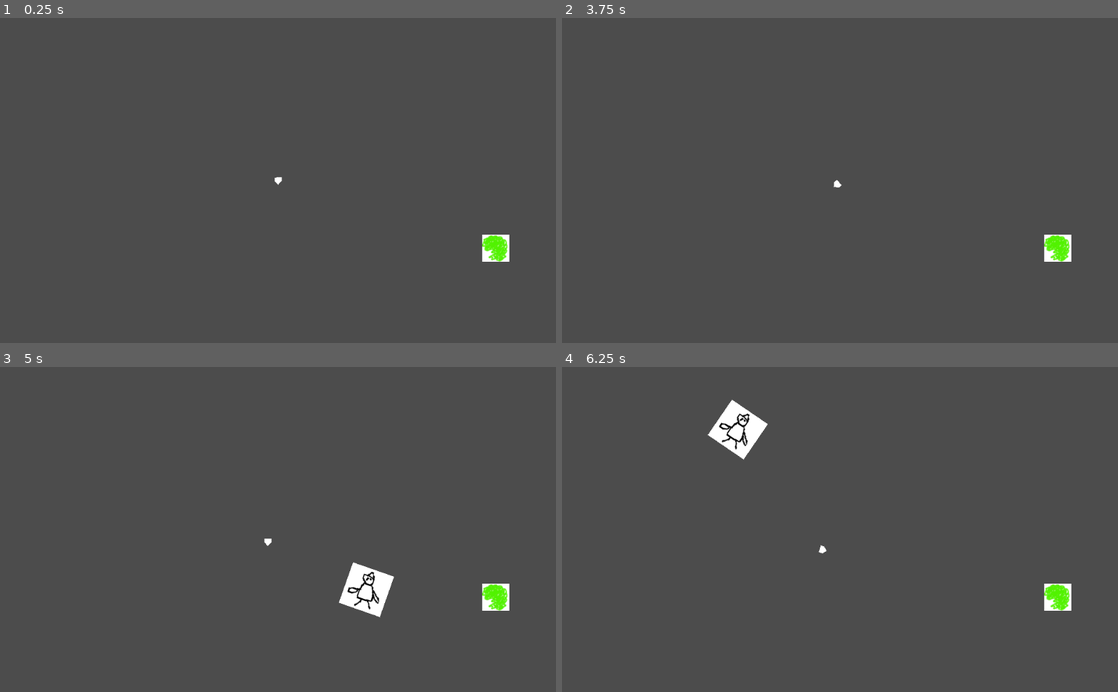
Above: before the commit, frames 1-4 (two rows, left to right).
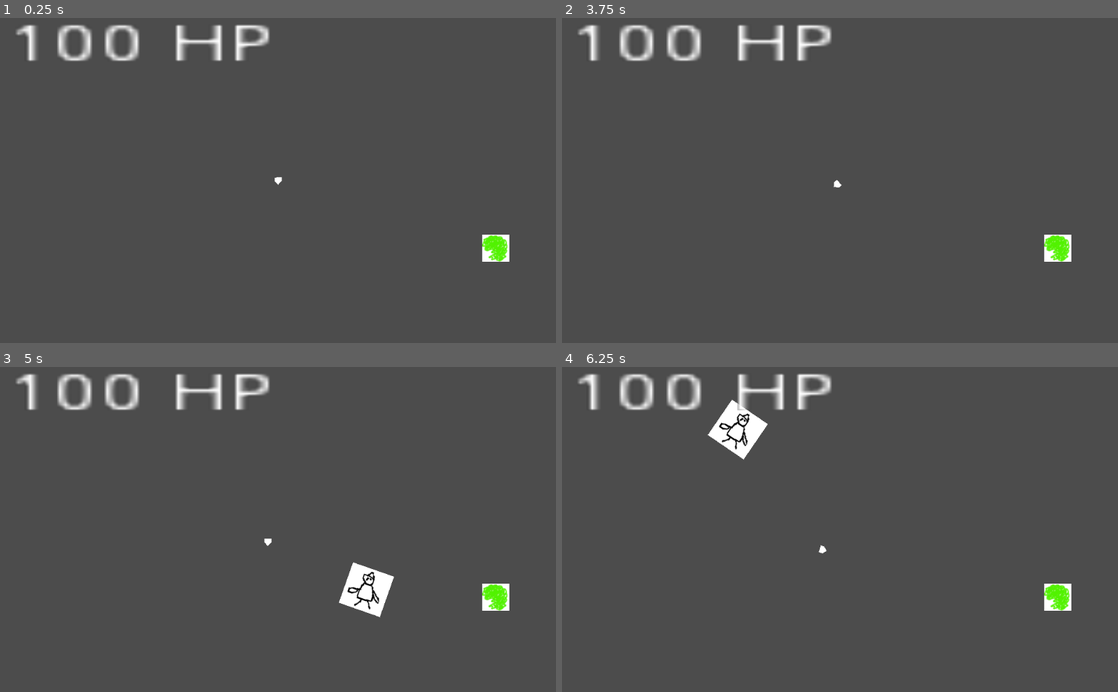
Above: after the commit, the same moments.

Repository: GameDrivenDesign/HareDerLage
Game: Godot game, scene res://game/game.tscn
The game is run twice, just before and just after one commit, with the same random seed, the same clock (stepped at 60 frames per second) and the same inputs.
Inputs:
- Up to frame 1 (0.25 s): no input
- Up to frame 2 (3.75 s): tap Enter at 0.5, 2, 3.5 s; hold D (right) 0.53-1.28 s; tap Space at 1.25, 2.75 s; hold A (left) 1.28-2.03 s; hold D (right) 2.03-2.78 s; hold W (up) 2.78-3.53 s; hold A (left) from 3.53 s (still down)
- Up to frame 3 (5 s): keep holding A (left)
- Up to frame 4 (6.25 s): release A (left) at 5.78 s; hold D (right) from 5.78 s (still down)

The runs differ from the first frame. In frame 1, 2.1% of the frame differs, in the area x 2-49%, y 1-14%; in frame 2, 2.1%; in frame 3, 2.1%; in frame 4, 2.1%.

Commit message:
Make HUD fixed

Diff:
--- a/game/game.tscn
+++ b/game/game.tscn
@@ -5,13 +5,21 @@
 [ext_resource path="res://comet/comet.tscn" type="PackedScene" id=3]
 [ext_resource path="res://spaceship.tscn" type="PackedScene" id=4]
 
-[node name="game" type="Node2D"]
+[node name="game" type="Node2D" index="0"]
 
 script = ExtResource( 1 )
 
-[node name="hud" parent="." index="0" instance=ExtResource( 2 )]
+[node name="CanvasLayer" type="CanvasLayer" parent="." index="0"]
 
-position = Vector2( 862.563, 218.535 )
+layer = 1
+offset = Vector2( 0, 0 )
+rotation = 0.0
+scale = Vector2( 1, 1 )
+transform = Transform2D( 1, 0, 0, 1, 0, 0 )
+
+[node name="hud" parent="CanvasLayer" index="0" instance=ExtResource( 2 )]
+
+position = Vector2( 355.461, 223.679 )
 
 [node name="comet1" parent="." index="1" instance=ExtResource( 3 )]
 
@@ -22,8 +30,6 @@
 position = Vector2( 487.563, 356.995 )
 
 [node name="spaceship" parent="." index="3" instance=ExtResource( 4 )]
-
-position = Vector2( 624.182, 54.7621 )
 
 position = Vector2( 0, 0 )
 
--- a/spaceship.gd
+++ b/spaceship.gd
@@ -14,8 +14,8 @@
 
 func set_health(new_health):
 	health = new_health
-	# TODO: Do something when spaceship is dead.
-	get_node('/root/game/hud/health').text = str(round(health)) + ' HP'
+	# TODO Do something when spaceship is dead.
+	get_node('/root/game/CanvasLayer/hud/health').text = str(round(health)) + ' HP'
 
 func _ready():
 	set_health(health)
